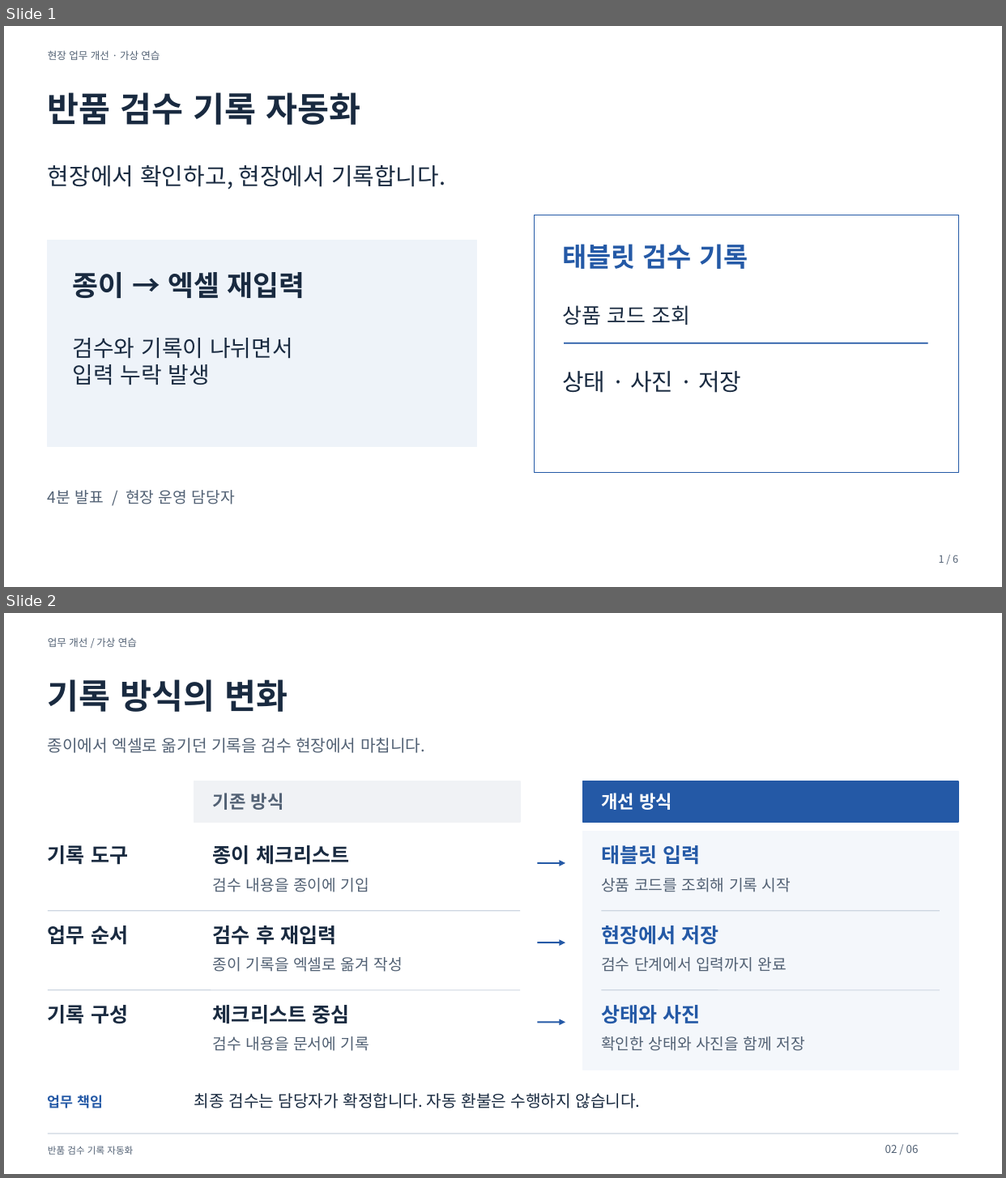
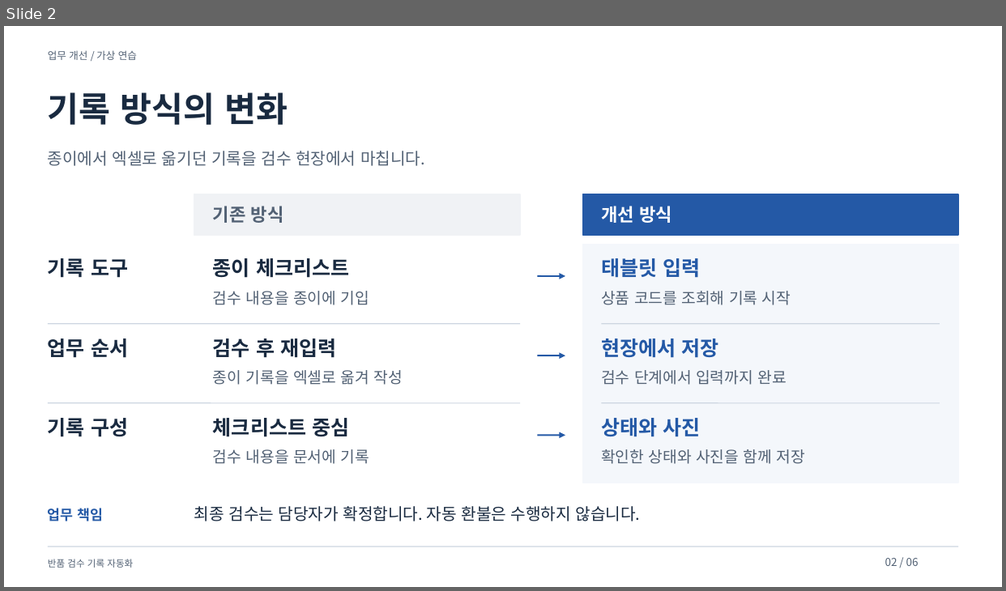
Before and after one commit to kgyujin/clean-ppt-skill, a slide deck: examples/business-blue/deck.pptx. Shown one above the other, each under a label of ours: slides 1 and 2 before the commit, slide 2 after it. The pictures are 1006x1178 and 1006x591 pixels, drawn with LibreOffice and Linux fonts; fonts in the diff are those of the drawing. Boxes give left, top, right and bottom in pixels: in the first picture for what was removed or moved away, otherwise in the second. Text is boxed around its words. In the diff, an @@ line names an element or a change of style, - is before the commit and + after.

Commit message:
feat: 발표 유형별 템플릿과 미리보기 갤러리 확장

```diff
--- a/examples/business-blue/deck.pptx
+++ b/examples/business-blue/deck.pptx
@@ slide 1 removed at [4,26,1002,587], background #FFFFFF @@
@@ text removed at [48,50,160,60] @@
-현장 업무 개선 · 가상 연습
@@ text removed at [48,92,360,125] @@
-반품 검수 기록 자동화
@@ text removed at [48,165,445,190] @@
-현장에서 확인하고, 현장에서 기록합니다.
@@ rectangle removed at [534,216,958,473] @@
@@ rectangle removed at [48,240,476,446] @@
@@ text removed at [562,244,748,269] @@
-태블릿 검수 기록
@@ text removed at [73,272,305,298] @@
-종이 → 엑셀 재입력
@@ text removed at [562,305,690,325] @@
-상품 코드 조회
@@ text removed at [73,338,293,386] @@
-검수와 기록이 나뉘면서
-입력 누락 발생
@@ line removed from (564, 344) to (928, 344) @@
@@ text removed at [562,371,741,393] @@
-상태 · 사진 · 저장
@@ text removed at [48,490,235,505] @@
-4분 발표 / 현장 운영 담당자
@@ text removed at [939,555,958,563] @@
-1 / 6
```
Also in this commit, not shown: 1 slide changed, 3 slides added, 2 other slides removed, 52 other files.
